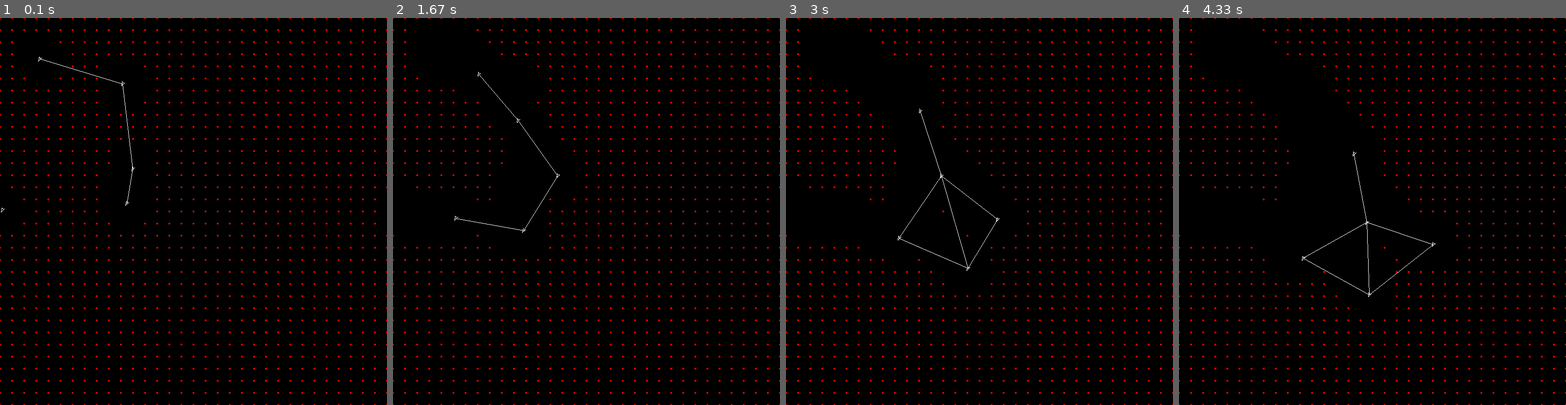
Above: before the commit, frames 1-4 (left to right).
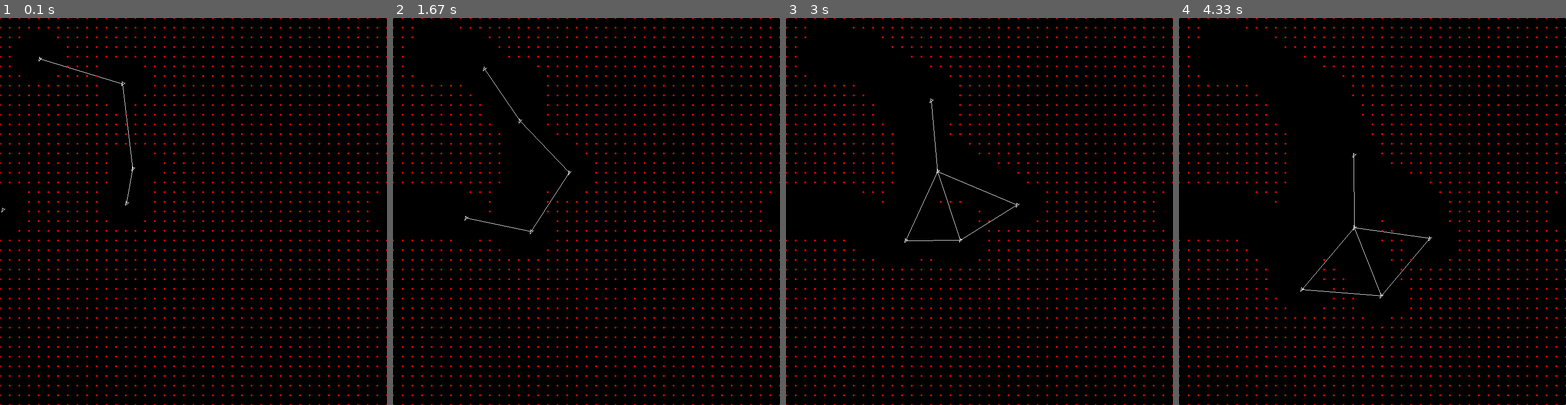
Above: after the commit, the same moments.

Repository: LouisDeOliveira/Projet_VA
Game: pygame game, started from Simulation.py
Same seed, same stepped clock (60 frames per second), same inputs: the game is played once before the commit and once after it.
Inputs:
- Up to frame 1 (0.1 s): no input
- Up to frame 2 (1.67 s): no input
- Up to frame 3 (3 s): no input
- Up to frame 4 (4.33 s): no input

The runs differ from the first frame. In frame 1, 4.4% of the frame differs, in the area x 0-100%, y 0-100%; in frame 2, 4.2%; in frame 3, 4.1%; in frame 4, 3.8%.

Commit message:
check this out

Diff:
--- a/Environnement.py
+++ b/Environnement.py
@@ -36,7 +36,7 @@
         self.width = width
         self.height = height
         self.Agent_list = []
-        self.res = 25
+        self.res = 20
         self.screen = screen
         for _ in range(n_chercheurs):
             self.Agent_list.append(Chercheur(random.random(
@@ -137,7 +137,7 @@
                 agent.speed[1] = 0
 
     def draw_graph(self):
-        """ Dessine le graphe reliant les Drones à portée de communication (càd qui sont voisins (fonction neighbours par défaut))"""
+        """ Dessine le graphe reliant les Drones à portée de communication(càd qui sont voisins(fonction neighbours par défaut))"""
         edge_list_c = []
         edge_list_v = []
         for agent in self.Agent_list:
--- a/Utils.py
+++ b/Utils.py
@@ -3,6 +3,7 @@
 import uuid
 import random
 import numpy as np
+np.seterr(divide='ignore', invalid='ignore')
 
 
 def distance(Agent1, Agent2):
@@ -24,10 +25,11 @@
     v_x = agentB.pos[0]-agentA.pos[0]
     v_y = agentB.pos[1]-agentA.pos[1]
 
-    if (v_x**2+v_x**2) == 0:
+    """if (v_x**2+v_x**2) == 0:
         return np.array([0, 0])
     else:
-        return np.array([v_x, v_y])/np.sqrt(v_x**2+v_x**2)
+        return np.array([v_x, v_y])/np.sqrt(v_x**2+v_x**2)"""
+    return np.array([v_x, v_y])/np.sqrt(v_x**2+v_x**2)
 
 
 def vect_norme_carre(vect):
